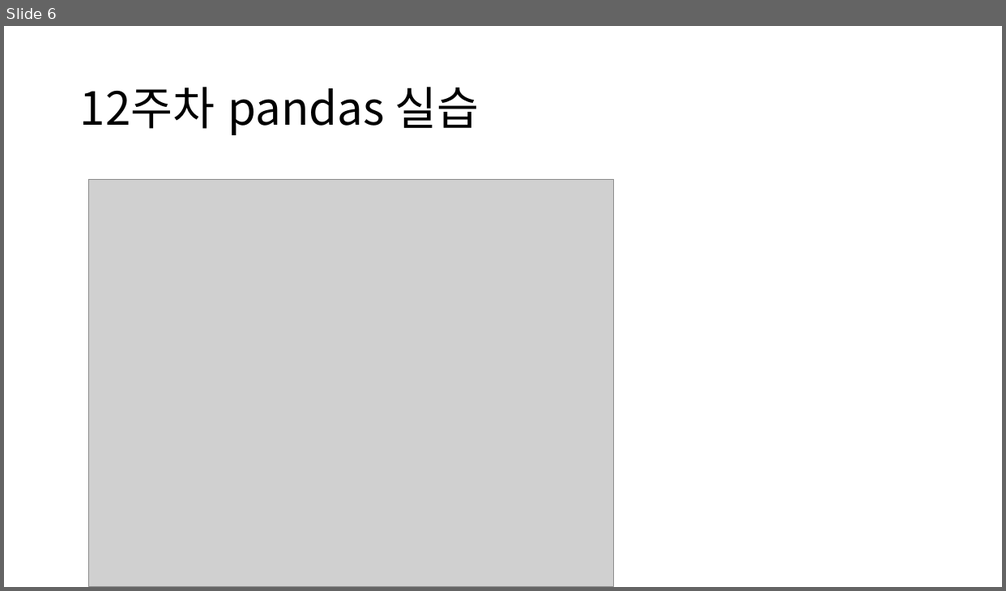
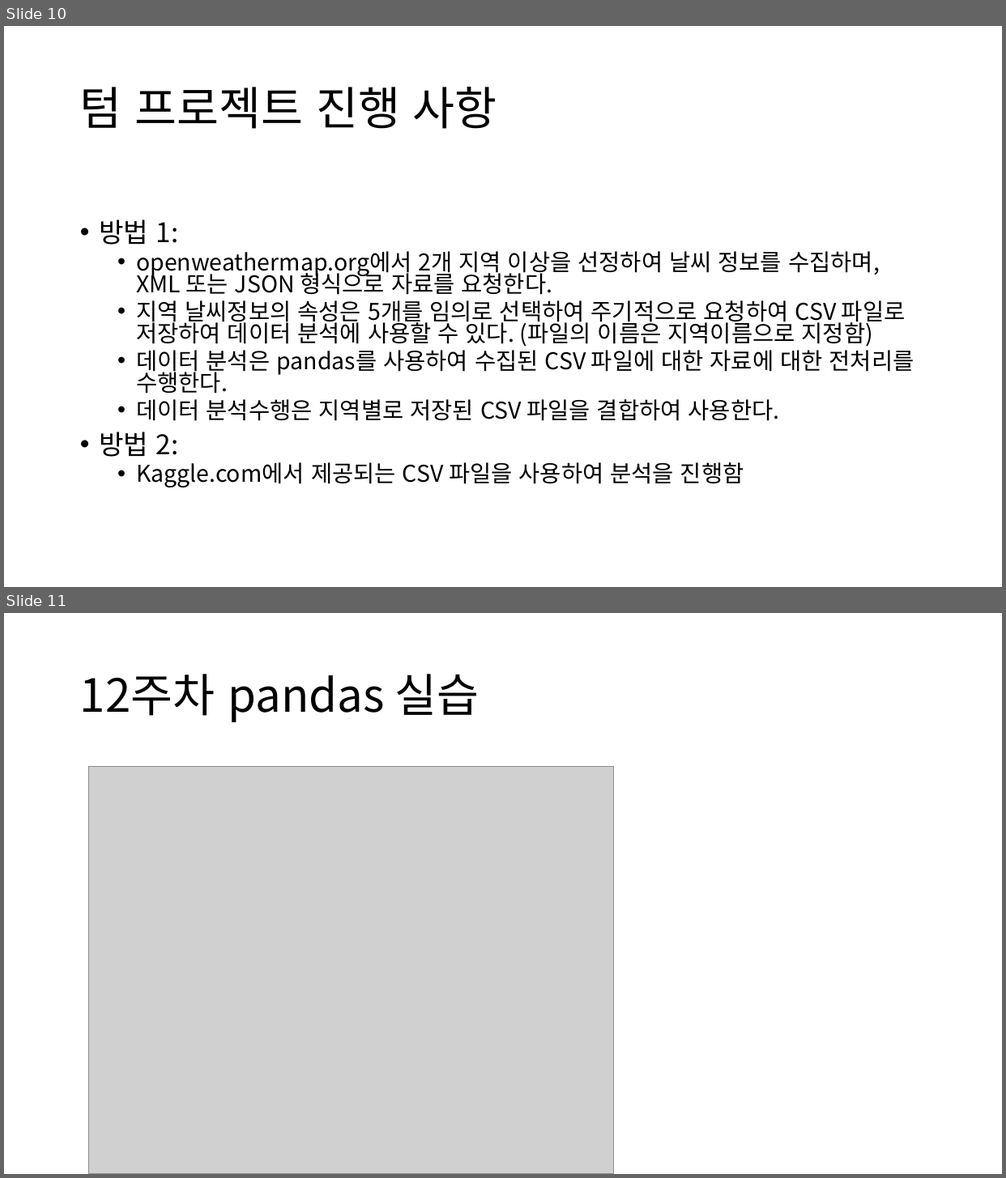
Before and after one commit to iceman67/DataAnalysis, a slide deck: 12주차-데이터 분석-온라인.pptx. Shown one above the other, each under a label of ours: slide 6 before the commit, slides 10 and 11 after it. The pictures are 1006x591 and 1006x1178 pixels, drawn with LibreOffice and Linux fonts; fonts in the diff are those of the drawing; grey boxes stand for pictures. Boxes give left, top, right and bottom in pixels: in the first picture for what was removed or moved away, otherwise in the second. Text is boxed around its words. In the diff, an @@ line names an element or a change of style, - is before the commit and + after.

```diff
--- a/12주차-데이터 분석-온라인.pptx
+++ b/12주차-데이터 분석-온라인.pptx
@@ slide 10 added at box(4, 26, 1002, 587), background #FFFFFF @@
@@ title added at box(80, 87, 497, 129), 44 pt, text #000000 @@
+텀 프로젝트 진행 사항
@@ text added at box(99, 220, 914, 488), 22.2 pt, text #000000 @@
+• 방법 1:
+  • openweathermap.org에서 2개 지역 이상을 선정하여 날씨 정보를 수집하며, XML 또는 JSON 형식으로 자료를 요청한다.
+  • 지역 날씨정보의 속성은 5개를 임의로 선택하여 주기적으로 요청하여 CSV 파일로 저장하여 데이터 분석에 사용할 수 있다. (파일의 이름은 지역이름으로 지정함)
+  • 데이터 분석은 pandas를 사용하여 수집된 CSV 파일에 대한 자료에 대한 전처리를 수행한다.
+  • 데이터 분석수행은 지역별로 저장된 CSV 파일을 결합하여 사용한다.
+• 방법 2:
+  • Kaggle.com에서 제공되는 CSV 파일을 사용하여 분석을 진행함
@@ what was slide 6 is now slide 11 @@
```
Also in this commit, not shown: 3 slides changed, 4 other slides added.
